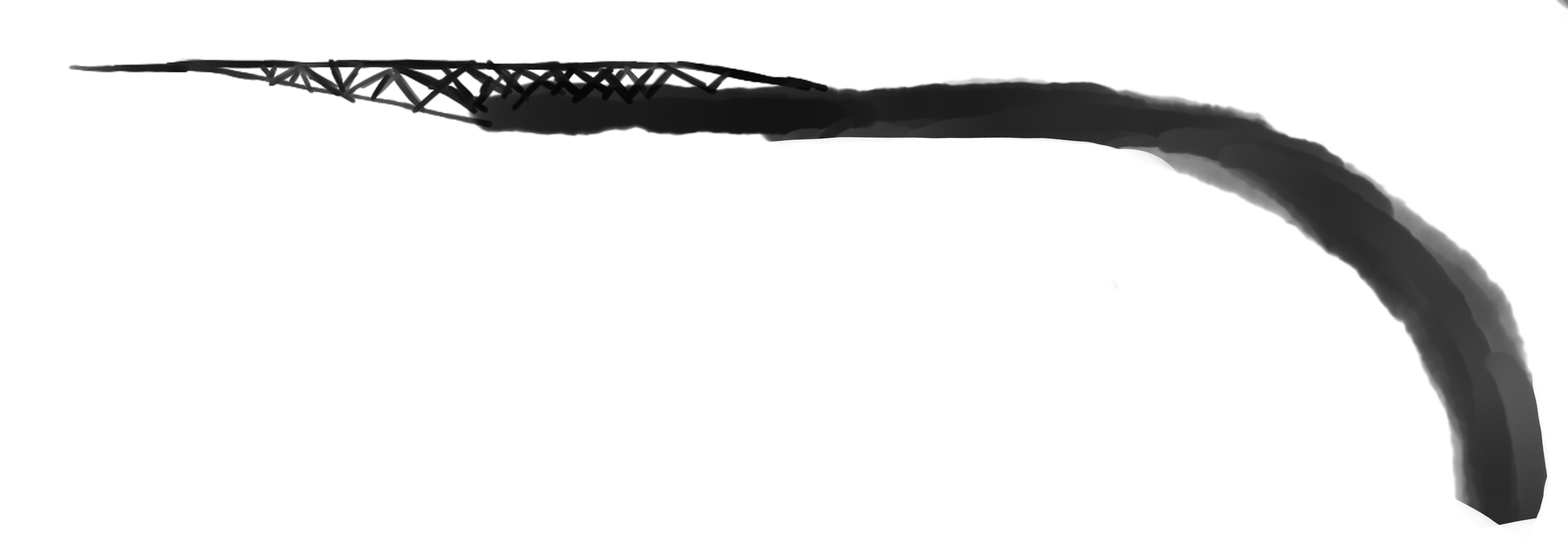
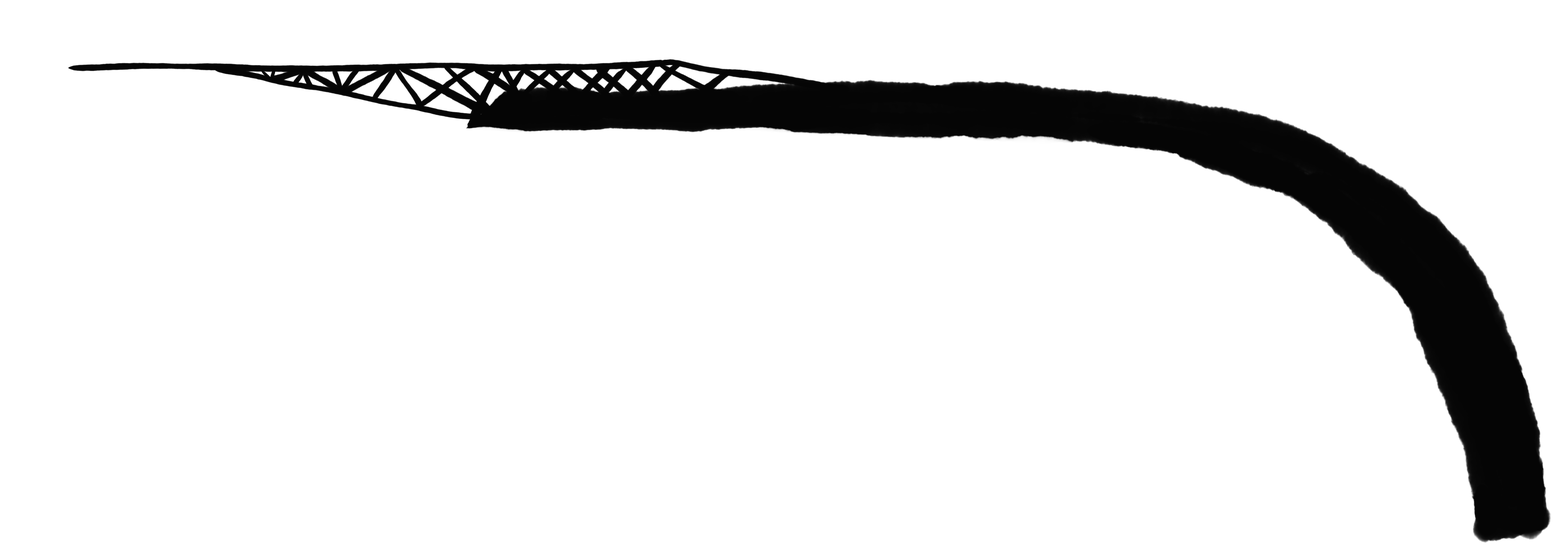
Layer changes from the first 1568 × 557 image to the second:
added layer "レイヤー8" above "レイヤー9" over <box>67,58,850,95</box>
added layer "レイヤー9" above "レイヤー11" over <box>269,63,730,122</box>
added layer "レイヤー11" above "レイヤー10" over <box>260,62,733,128</box>
added layer "レイヤー10" above "レイヤー7" over <box>212,67,492,122</box>
added layer "レイヤー7" above "rough" over <box>465,79,1552,544</box>
hid group "rough" (2 layers) over <box>67,0,1568,544</box>
"constructies enzo": opacity 100% → 55%, painted on it over <box>67,58,830,129</box>
"geteken": opacity 100% → 55%, painted on it over <box>466,0,1568,544</box>
